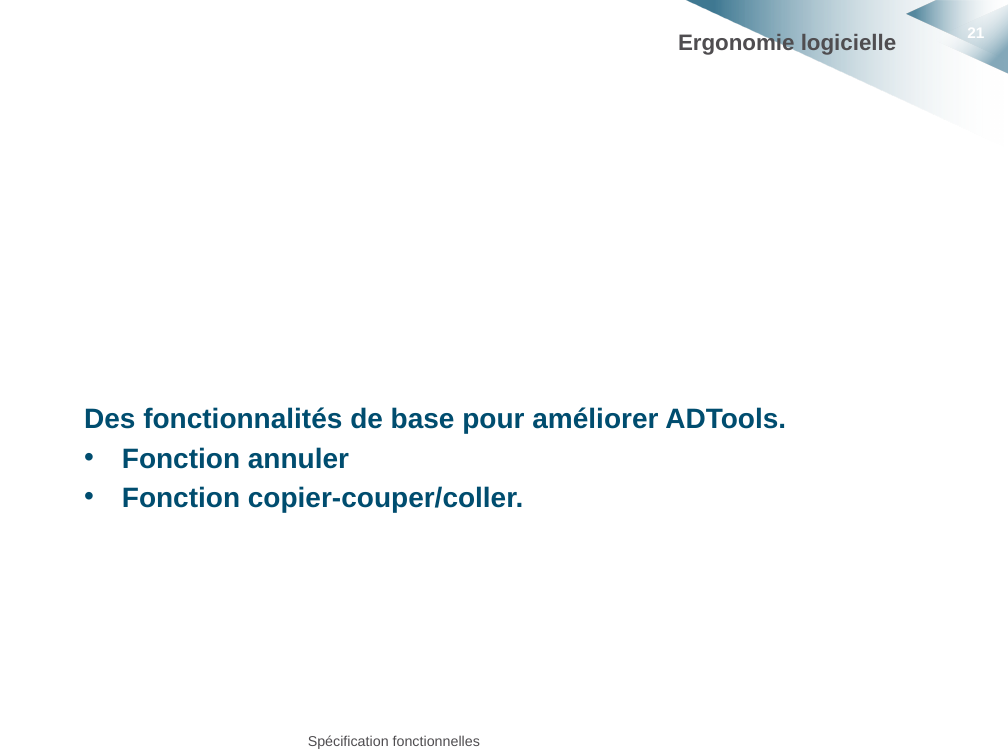
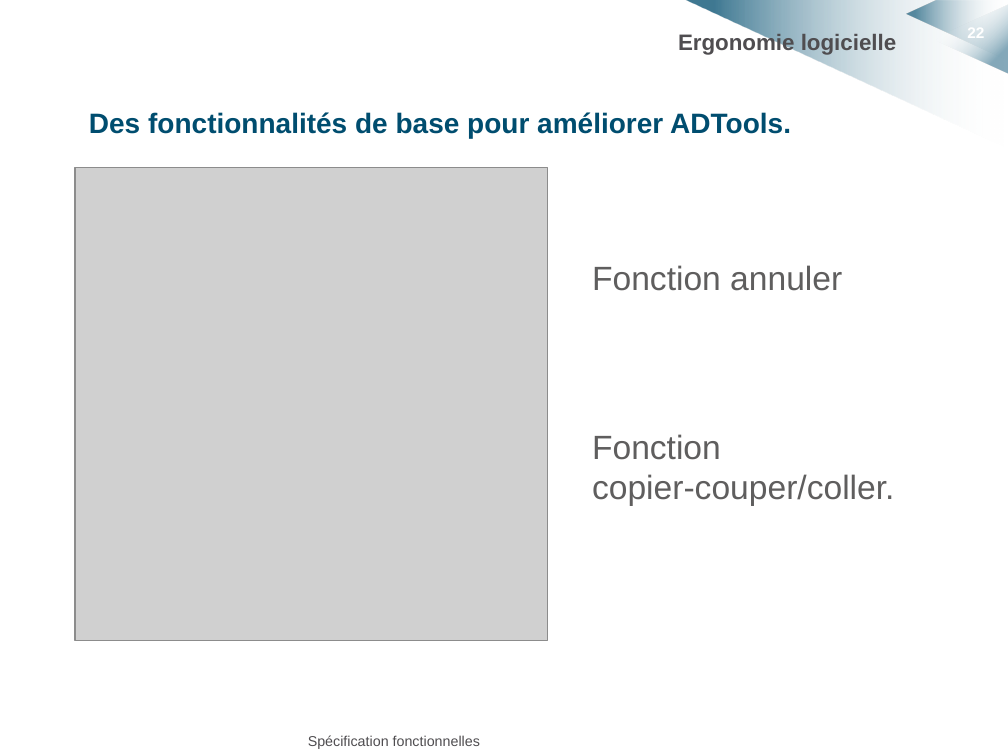
Before and after one commit to HKervadec/korrigolo, a slide deck: slide 22 of soutenances/projet_decembre/soutenance_projet_decembre.pptx (slide 21 before the commit). Drawn at 1008x756 pixels with LibreOffice and Linux fonts; fonts in the diff are those of the drawing; grey boxes stand for pictures; background and template pictures are left out. Boxes give left, top, right and bottom in pixels: in the first picture for what was removed or moved away, otherwise in the second. Text is boxed around its words. In the diff, an @@ line names an element or a change of style, - is before the commit and + after.

```diff
--- a/soutenances/projet_decembre/soutenance_projet_decembre.pptx
+++ b/soutenances/projet_decembre/soutenance_projet_decembre.pptx
@@ page number at (x1=967, y1=24, x2=984, y2=41): text changed @@
-21
+22
@@ text "Des fonctionnalités de base pour ..." moved from (x1=84, y1=407, x2=786, y2=512) to (x1=89, y1=112, x2=791, y2=138) @@
@@ picture added at (x1=75, y1=167, x2=547, y2=640) @@
@@ text added at (x1=592, y1=265, x2=842, y2=291), 24 pt, text #5F5E5E @@
+Fonction annuler
@@ text at (x1=122, y1=447, x2=524, y2=512): paragraphs removed @@
-• Fonction annuler
-• Fonction copier-couper/coller.
@@ text added at (x1=592, y1=434, x2=894, y2=506), 24 pt, text #5F5E5E @@
+Fonction
+copier-couper/coller.
```
Also in this commit, not shown: 15 other slides changed, 6 slides added, 4 slides removed, 3 other files.
